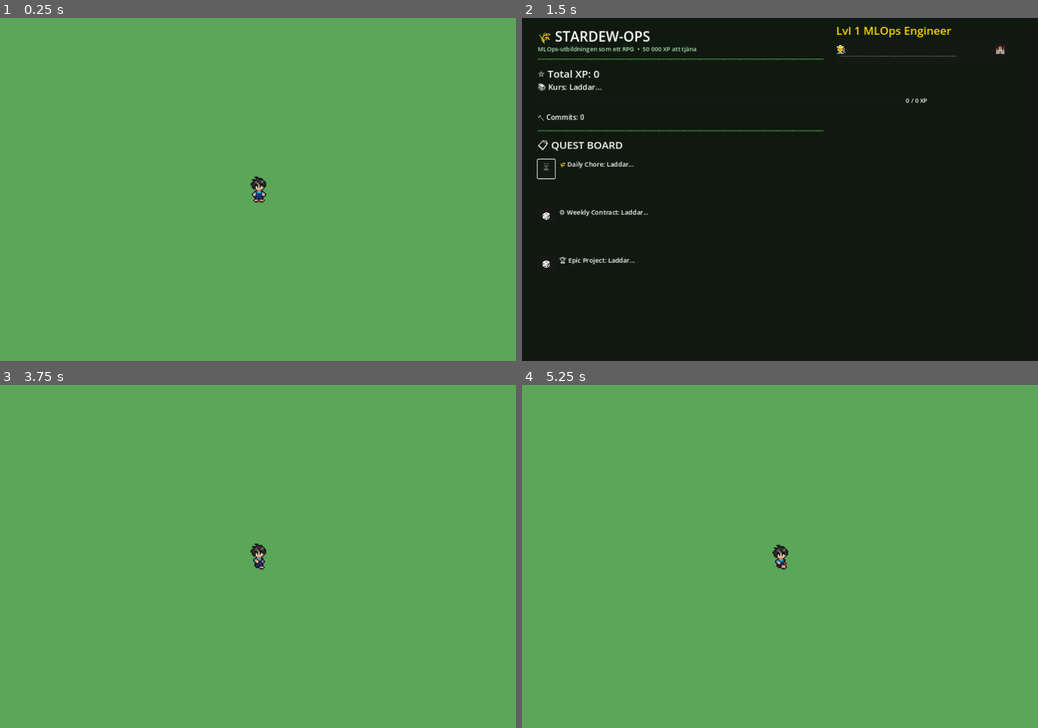
Above: before the commit, frames 1-4 (two rows, left to right).
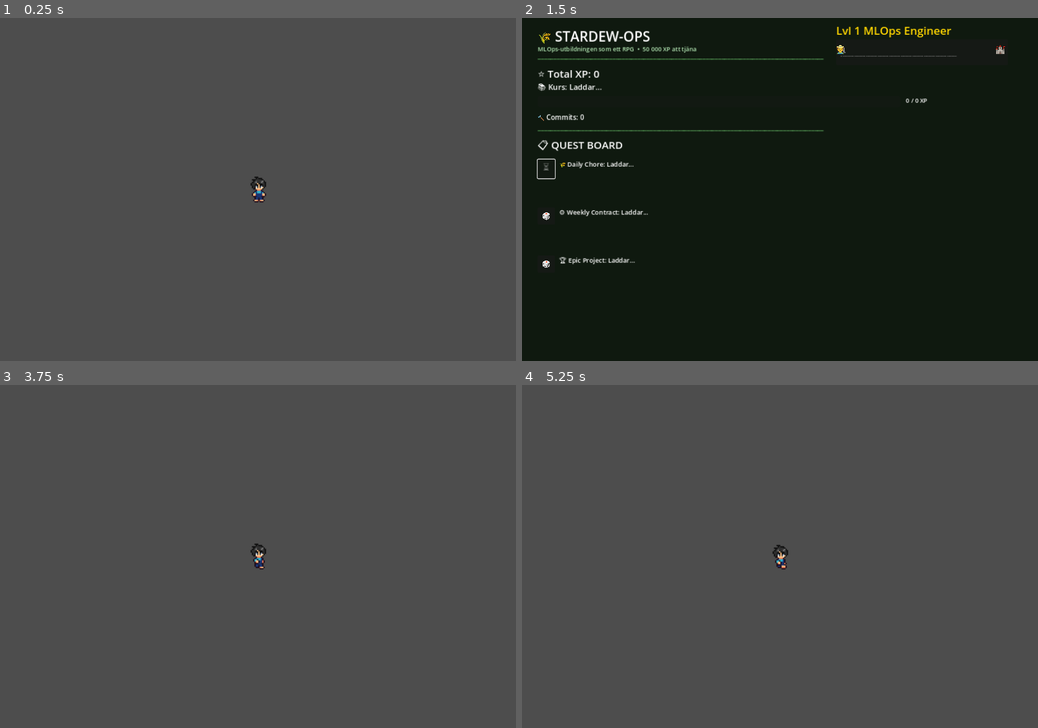
Above: after the commit, the same moments.

Repository: asneH23/stardew-ops
Game: Godot game, scene res://scenes/Main.tscn
The game is run twice, just before and just after one commit, with the same random seed, the same clock (stepped at 60 frames per second) and the same inputs.
Inputs:
- Up to frame 1 (0.25 s): no input
- Up to frame 2 (1.5 s): tap Enter at 0.5 s; hold Right (ui_right) 0.53-1.25 s; tap Tab at 0.6 s; click "🎲" at 1.25 s
- Up to frame 3 (3.75 s): click "🎲" at 2 s; click "🎲" at 2.75 s; tap Space at 3.5 s; hold Down (ui_down) from 3.53 s (still down); tap Tab at 3.6 s
- Up to frame 4 (5.25 s): tap Enter at 4.25 s; release Down (ui_down) at 4.28 s; hold Right (ui_right) 4.28-5.03 s; tap Tab at 4.35, 5.1 s; tap Space at 5 s; hold Up (ui_up) from 5.03 s (still down)

The runs differ from the first frame. In frame 1, 100% of the frame differs, in the area x 0-100%, y 0-100%; in frame 2, nothing differs; in frame 3, 100%; in frame 4, 100%.

Commit message:
fix(godot): remove solid background color masking the grass and adjust crop region

Diff:
--- a/godot/scenes/Main.tscn
+++ b/godot/scenes/Main.tscn
@@ -25,7 +25,7 @@
 offset_top = -1000.0
 offset_right = 2000.0
 offset_bottom = 2000.0
-color = Color(0.36, 0.65, 0.35, 1)
+color = Color(0.36, 0.65, 0.35, 0)
 
 [node name="FarmMap" type="TileMapLayer" parent="."]
 offset_right = 1200.0
--- a/godot/scripts/GameManager.gd
+++ b/godot/scripts/GameManager.gd
@@ -145,7 +145,7 @@
 
 	# Skär ut en 16x16 gröda baserat på XP (flyttar rutan längs X-axeln)
 	var crop_index = (total_xp / 50) % 5
-	crop.region_rect = Rect2(crop_index * 16, 0, 16, 16)
+	crop.region_rect = Rect2(crop_index * 16, 48, 16, 16)
 	crop.scale = Vector2(2, 2)
 
 	# Plantera vid spelarens fötter
